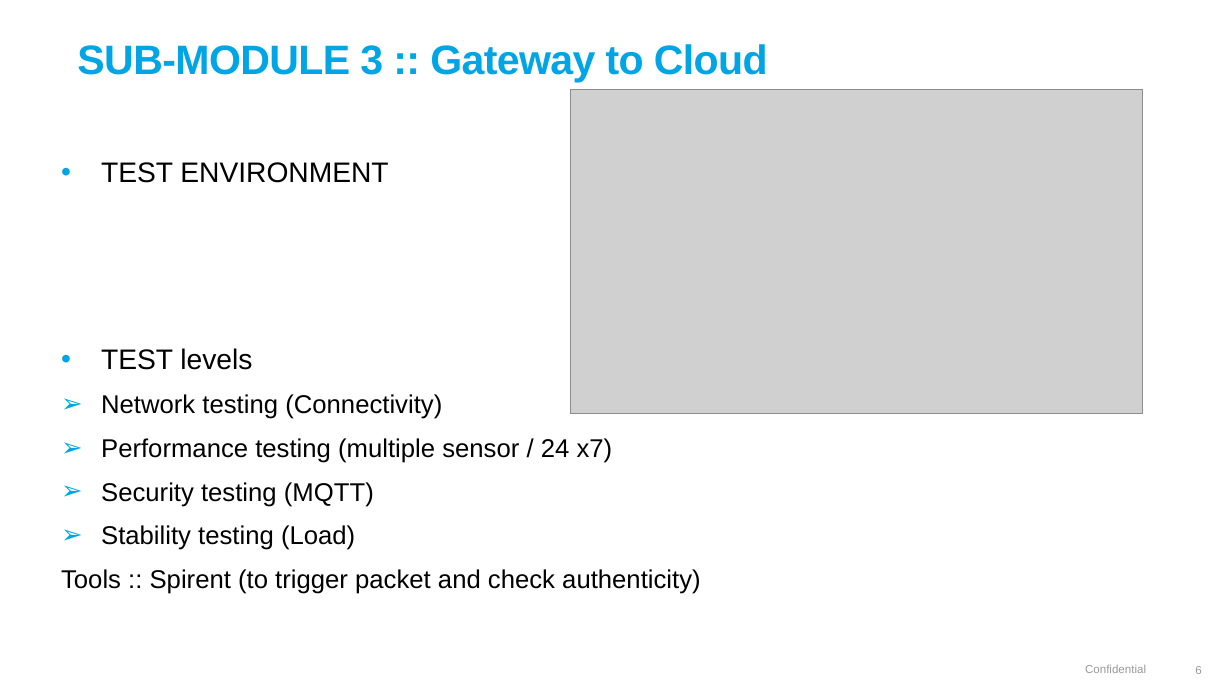
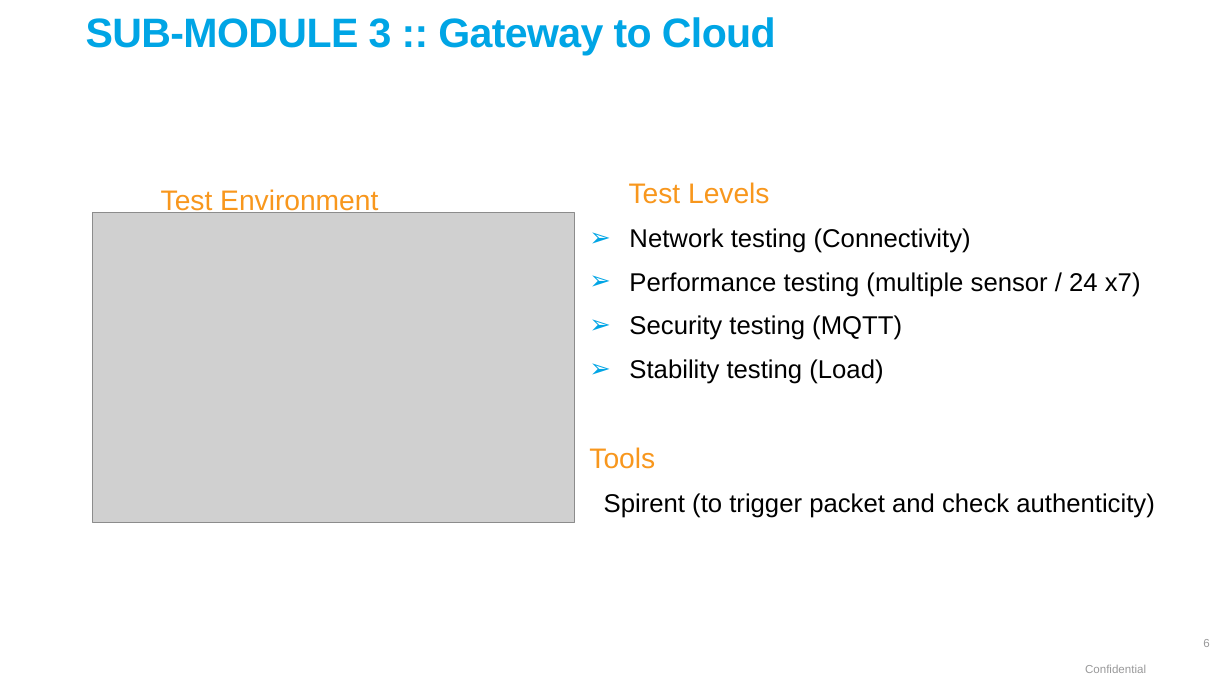
Before and after one commit to lasse1900/test_assignment_30032022, a slide deck: slide 6 of QA SIMULATION PROJECT.pptx. Drawn at 1232x693 pixels with LibreOffice and Linux fonts; fonts in the diff are those of the drawing; grey boxes stand for pictures; background and template pictures are left out. Boxes give left, top, right and bottom in pixels: in the first picture for what was removed or moved away, otherwise in the second. Text is boxed around its words. In the diff, an @@ line names an element or a change of style, - is before the commit and + after.

```diff
--- a/QA SIMULATION PROJECT.pptx
+++ b/QA SIMULATION PROJECT.pptx
@@ title "SUB-MODULE 3 :: Gateway to ...": place and size @@
-title "SUB-MODULE 3 :: Gateway to ..." at [77,44,768,83]
+title "SUB-MODULE 3 :: Gateway to ..." at [86,17,776,56]
@@ text "Test Levels": place and size @@
-text "Test Levels" at [61,162,701,594]
+text "Test Levels" at [589,182,1154,518]
@@ picture removed at [570,90,1142,414] @@
@@ text added at [161,189,378,216], 22 pt, text #F8971D @@
+Test Environment
@@ text at [629,182,769,204]: text changed; text colour #000000 to #F8971D @@
-• TEST ENVIRONMENT
-• TEST levels
+Test Levels
@@ picture added at [92,213,574,522] @@
@@ text at [589,447,1154,518]: text changed @@
-Tools :: Spirent (to trigger packet and check authenticity)
+Tools
+Spirent (to trigger packet and check authenticity)
@@ page number: place and size @@
-page number at [1195,666,1201,674]
+page number at [1203,639,1209,647]
```
Also in this commit, not shown: 10 other slides changed, 1 other file.
